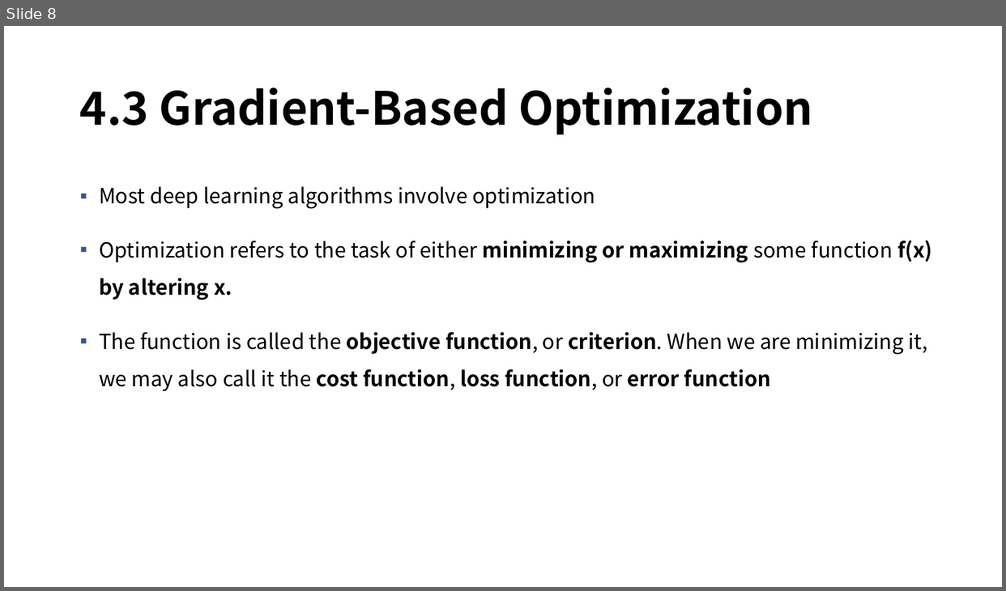
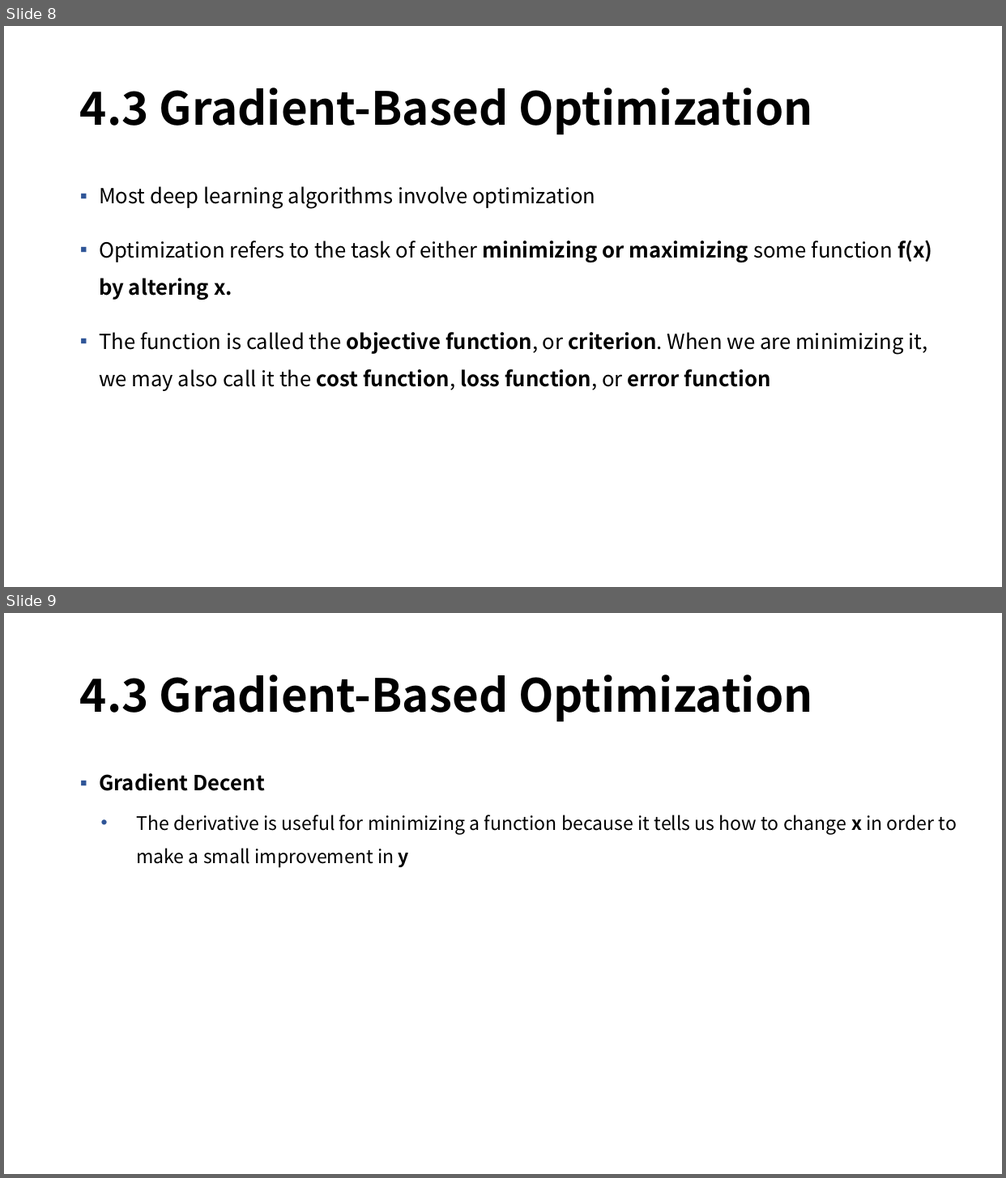
Before and after one commit to mmvv11/GraduateStudies, a slide deck: DeepLearningStudy/4. 수치해석.pptx. Shown one above the other, each under a label of ours: slide 8 before the commit, slides 8 and 9 after it. The pictures are 1006x591 and 1006x1178 pixels, drawn with LibreOffice and Linux fonts; fonts in the diff are those of the drawing; background and template pictures are left out. Boxes give left, top, right and bottom in pixels: in the first picture for what was removed or moved away, otherwise in the second. Text is boxed around its words. In the diff, an @@ line names an element or a change of style, - is before the commit and + after.

```diff
--- a/DeepLearningStudy/4. 수치해석.pptx
+++ b/DeepLearningStudy/4. 수치해석.pptx
@@ slide 9 added at (4,613,1002,1174), background picture (left out) @@
@@ title added at (80,675,812,722), 44 pt, text #000000, bold @@
+4.3 Gradient-Based Optimization
@@ text added at (99,773,957,868), 18 pt, text #000000 @@
+▪ Gradient Decent
+  • The derivative is useful for minimizing a function because it tells us how to change x in order to make a small improvement in y
```
Also in this commit, not shown: 3 slides changed, 6 other slides added, 30 other files.
